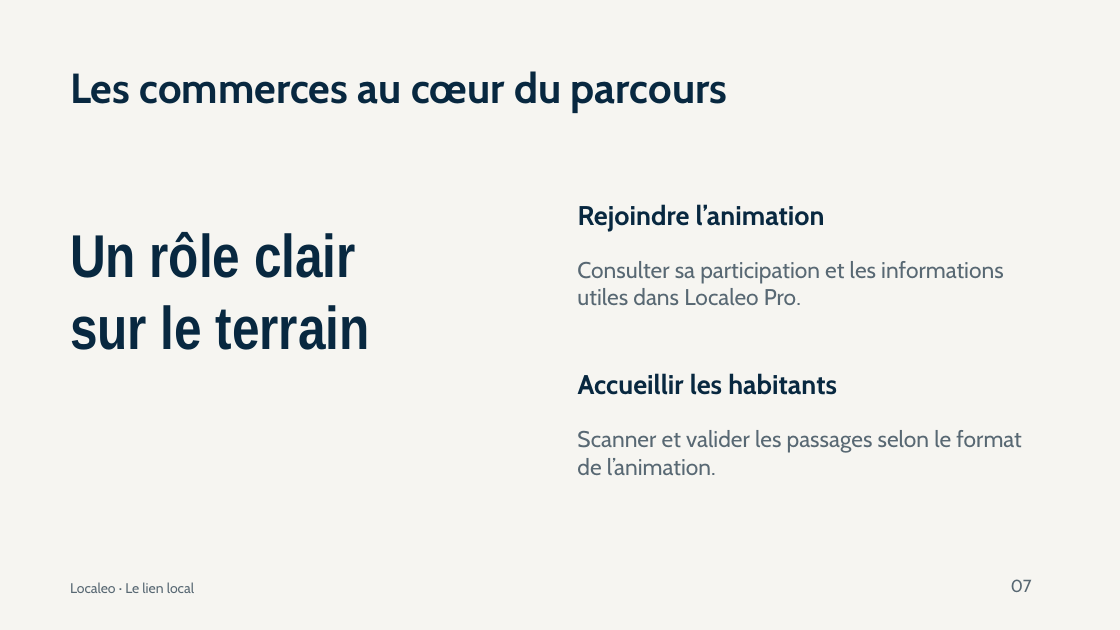
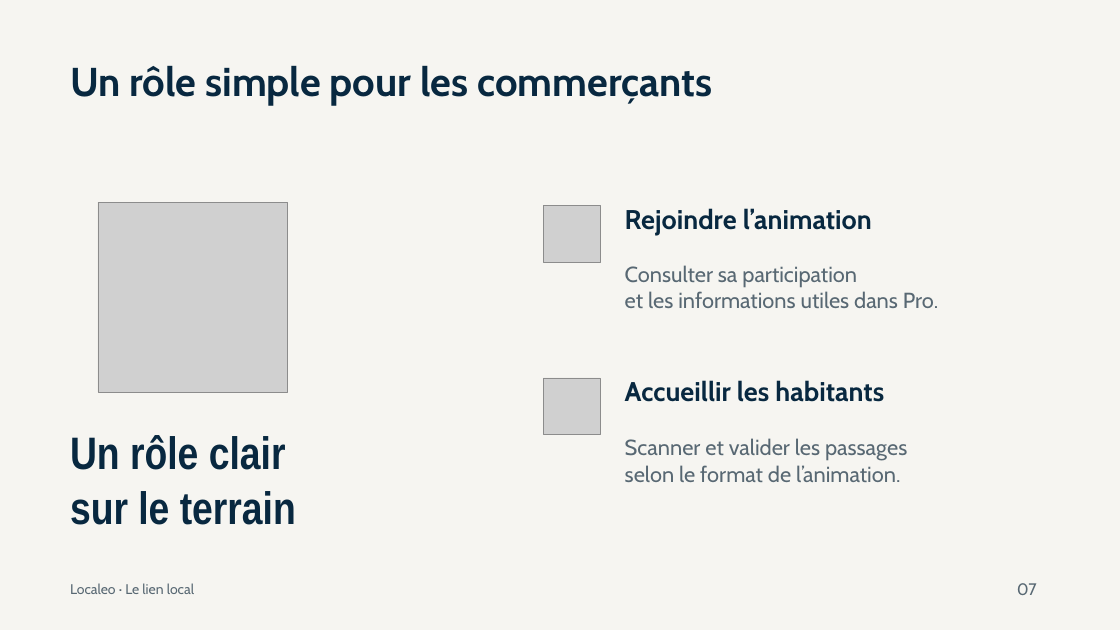
Before and after one commit to contactlocaleo/localeo-projet, a slide deck: slide 7 of livrables/communication/presentation-localeo-animation.pptx. Drawn at 1120x630 pixels with LibreOffice and Linux fonts; fonts in the diff are those of the drawing; grey boxes stand for pictures. Boxes give left, top, right and bottom in pixels: in the first picture for what was removed or moved away, otherwise in the second. Text is boxed around its words. In the diff, an @@ line names an element or a change of style, - is before the commit and + after.

```diff
--- a/livrables/communication/presentation-localeo-animation.pptx
+++ b/livrables/communication/presentation-localeo-animation.pptx
@@ text removed at <box>70,71,727,113</box> @@
-Les commerces au cœur du parcours
@@ text added at <box>70,65,712,105</box>, 34.5 pt, text #082840, bold @@
+Un rôle simple pour les commerçants
@@ picture added at <box>98,202,288,392</box> @@
@@ picture added at <box>544,206,601,263</box> @@
@@ text "Rejoindre l’animation": place and size @@
-text "Rejoindre l’animation" at <box>578,204,825,232</box>
+text "Rejoindre l’animation" at <box>625,208,872,235</box>
@@ text at <box>625,265,939,308</box>: text changed; size 19.5 to 18.8 pt @@
-Consulter sa participation et les informations utiles dans Localeo Pro.
+Consulter sa participation
+et les informations utiles dans Pro.
@@ picture added at <box>544,378,601,435</box> @@
@@ text "Accueillir les habitants": place and size @@
-text "Accueillir les habitants" at <box>578,373,837,395</box>
+text "Accueillir les habitants" at <box>625,380,884,402</box>
@@ text "Un rôle clair": place and size @@
-text "Un rôle clair" at <box>70,232,370,350</box>
+text "Un rôle clair" at <box>70,435,296,525</box>
@@ text "Un rôle clair" at <box>70,435,296,525</box>: size 51.8 to 39 pt @@
@@ text at <box>625,438,907,482</box>: text changed; size 19.5 to 18.8 pt @@
-Scanner et valider les passages selon le format de l’animation.
+Scanner et valider les passages
+selon le format de l’animation.
@@ text "07" at <box>1017,583,1037,595</box>: size 15 to 14.2 pt @@
```
Also in this commit, not shown: 11 other slides changed, 21 other files.
